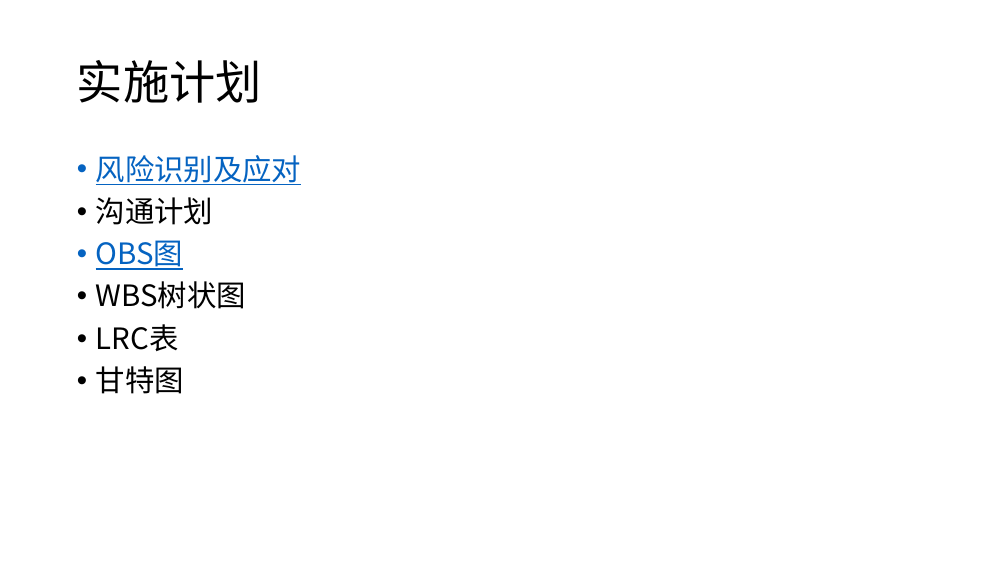
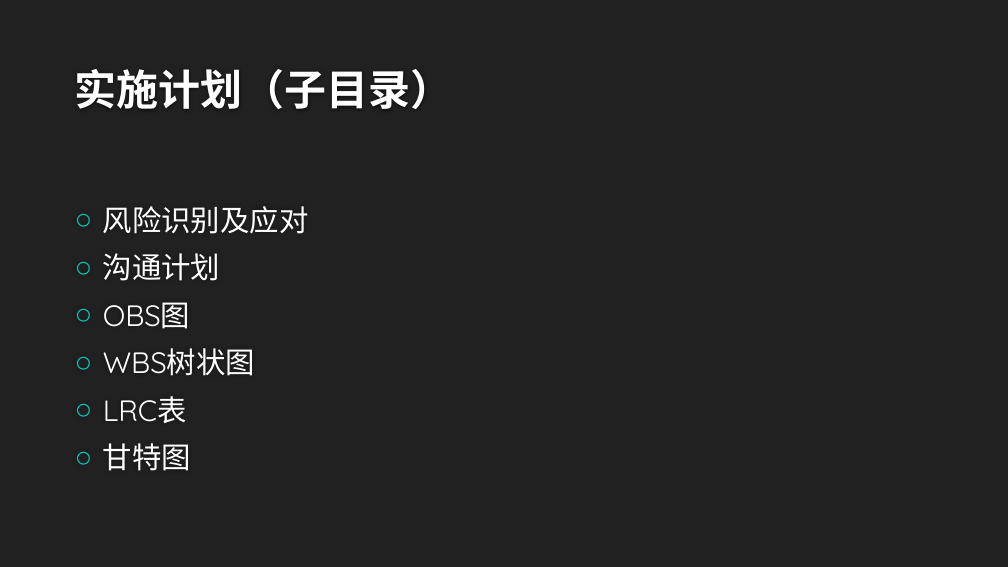
Before and after one commit to twn422/PRD2017, a slide deck: slide 21 of PRD-2017-G24/STW/受控文件/分析设计/项目总体计划/总体项目计划.pptx. Drawn at 1008x567 pixels with LibreOffice and Linux fonts; fonts in the diff are those of the drawing; background and template pictures are left out. Boxes give left, top, right and bottom in pixels: in the first picture for what was removed or moved away, otherwise in the second. Text is boxed around its words. In the diff, an @@ line names an element or a change of style, - is before the commit and + after.

Commit message:
修改计划

```diff
--- a/PRD-2017-G24/STW/受控文件/分析设计/项目总体计划/总体项目计划.pptx
+++ b/PRD-2017-G24/STW/受控文件/分析设计/项目总体计划/总体项目计划.pptx
@@ background #FFFFFF to #212121 @@
@@ title "实施计划（子目录）" at (75,69,453,109): vertical alignment middle to bottom @@
@@ title at (75,69,453,109): text changed; size 44 to 40 pt; font Noto Sans CJK SC to Quicksand; text colour #000000 to #FEFEFE; bold on @@
-实施计划
+实施计划（子目录）
@@ text "风险识别及应对": place and size @@
-text "风险识别及应对" at (96,155,302,394)
+text "风险识别及应对" at (103,206,309,471)
@@ text "风险识别及应对" at (103,206,309,471): font Noto Sans CJK SC to Quicksand; text colour #0563C1 to #FFFFFF, underline off in "风险识别及应对", "OBS图"; text colour #000000 to #FFFFFF in "沟通计划", "WBS树状图", "LRC表", "甘特图"; bullet • to ○; line spacing 0.9 to 1; more space between paragraphs; vertical alignment top to middle @@
```
Also in this commit, not shown: 30 other slides changed, 3 other files.
